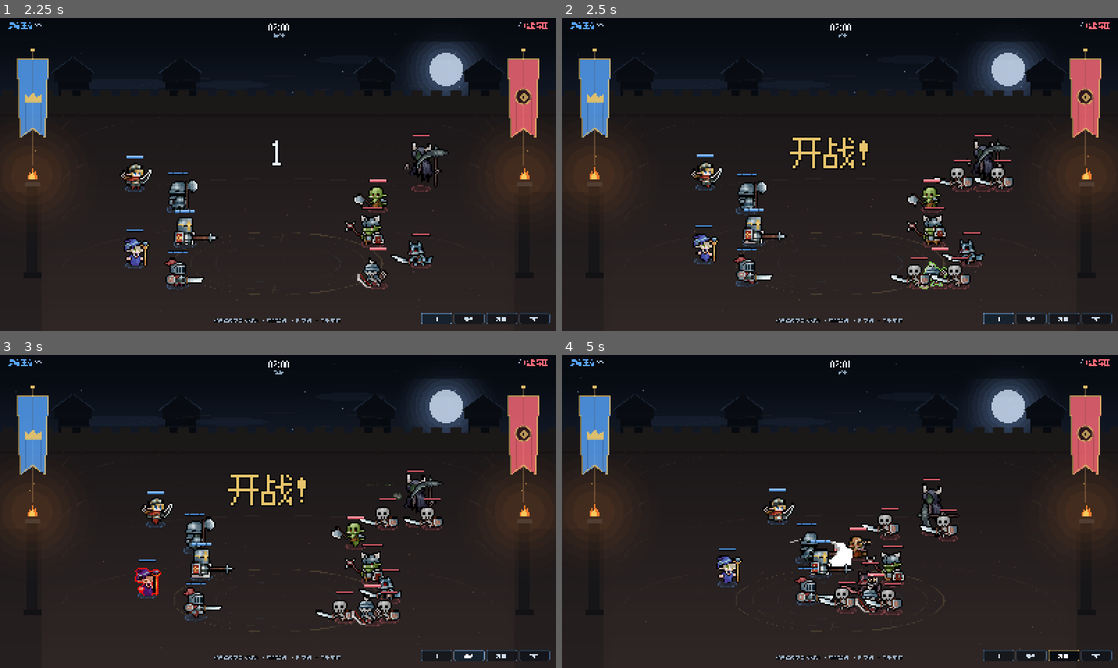
Above: before the commit, frames 1-4 (two rows, left to right).
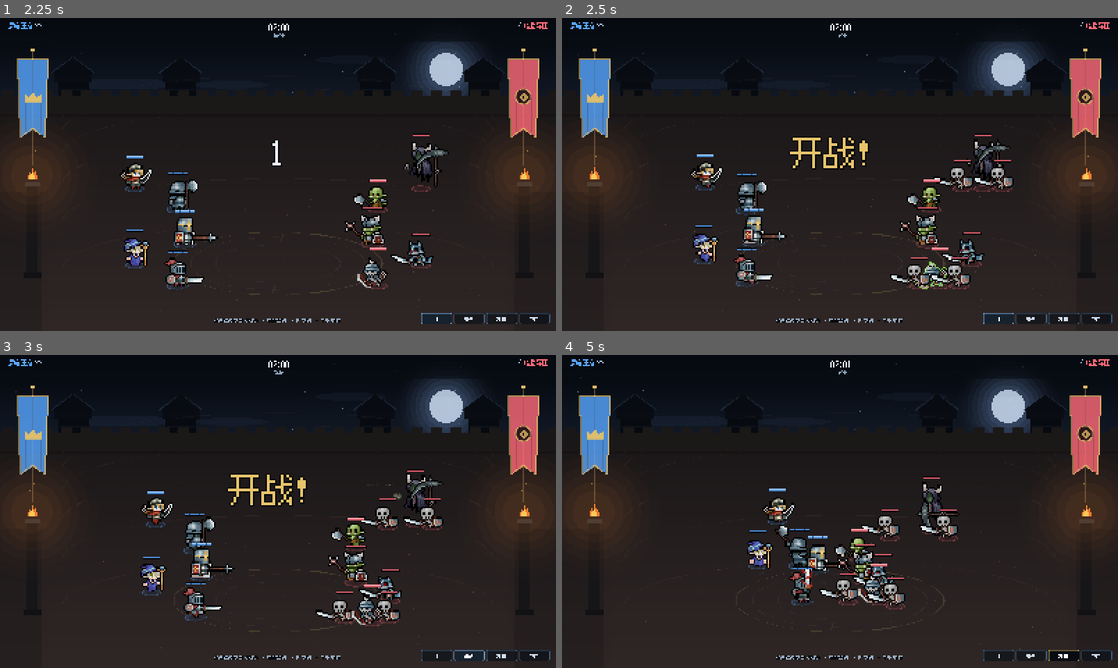
Above: after the commit, the same moments.

Repository: Tifinity/kingdom-arena
Game: Godot game, scene res://scenes/setup/setup_screen.tscn
The game is run twice, just before and just after one commit, with the same random seed, the same clock (stepped at 60 frames per second) and the same inputs.
Inputs:
- Up to frame 1 (2.25 s): click "开始战斗" at 0.5 s; click "×1" at 1.25 s; click "×2" at 2 s
- Up to frame 2 (2.5 s): no input
- Up to frame 3 (3 s): click "暂停" at 2.75 s
- Up to frame 4 (5 s): click "继续" at 3.5 s; click "范围" at 4.25 s

Frame 1 is identical in both runs. In frame 2, 0.5% of the frame differs, in the area x 60-70%, y 60-74%; in frame 3, 1.5%; in frame 4, 4.9%, in the area x 27-72%, y 39-84%.

Commit message:
fix: 盾牌震击改为自身圆形范围；暂停时可切换观察镜
- 重甲兽人盾牌震击 target_mode 改为 SELF，伤害/眩晕/击退统一为自身圆心 110px 圆形
- 自身圆形动作要求范围内至少有一名敌人，避免远距离空放
- 状态/击退效果支持圆形范围，只作用于范围内敌人
- HUD 在暂停时转发点击到 Battle 选人，观察镜可继续切换
- 测试扩展到 164 项并更新技能文档

Diff:
--- a/resources/actions/armored_orc_bash.tres
+++ b/resources/actions/armored_orc_bash.tres
@@ -6,14 +6,14 @@
 [sub_resource type="Resource" id="effect_0"]
 script = ExtResource("2")
 kind = 0
-shape = 0
+shape = 1
 trigger_frame = 5
 damage_ratio = 1.20
-radius = 0.0
+radius = 110.0
 half_angle = 0.0
 length = 0.0
 width = 0.0
-center_on_self = false
+center_on_self = true
 status_kind = 0
 status_duration = 0.00
 status_power = 0.00
@@ -28,14 +28,14 @@
 [sub_resource type="Resource" id="effect_1"]
 script = ExtResource("2")
 kind = 5
-shape = 0
+shape = 1
 trigger_frame = 5
 damage_ratio = 0.00
-radius = 0.0
+radius = 110.0
 half_angle = 0.0
 length = 0.0
 width = 0.0
-center_on_self = false
+center_on_self = true
 status_kind = 0
 status_duration = 0.90
 status_power = 0.00
@@ -50,14 +50,14 @@
 [sub_resource type="Resource" id="effect_2"]
 script = ExtResource("2")
 kind = 6
-shape = 0
+shape = 1
 trigger_frame = 5
 damage_ratio = 0.00
-radius = 0.0
+radius = 110.0
 half_angle = 0.0
 length = 0.0
 width = 0.0
-center_on_self = false
+center_on_self = true
 status_kind = 0
 status_duration = 0.00
 status_power = 0.00
@@ -72,12 +72,12 @@
 [resource]
 script = ExtResource("1")
 action_id = &"armored_orc_bash"
-display_name = "铁颚重击"
+display_name = "盾牌震击"
 category = 1
-target_mode = 0
+target_mode = 2
 animation = &"attack_02"
 animation_speed = 1.0
-action_range = 84.0
+action_range = 0.0
 min_range = 0.0
 cooldown = 7.00
 mana_cost = 0.0
--- a/scripts/ai/unit_brain.gd
+++ b/scripts/ai/unit_brain.gd
@@ -252,6 +252,8 @@
 					continue
 				if action.requires_wounded_ally and not _has_wounded_ally():
 					continue
+				if not _self_area_has_enemy(action):
+					continue
 				action_target = unit
 			CombatActionDefinition.TargetMode.DIRECTION:
 				if not unit.has_live_target():
@@ -324,6 +326,19 @@
 			best_count = count
 			best_direction = direction
 	return {"direction": best_direction, "count": best_count}
+
+
+func _self_area_has_enemy(action: CombatActionDefinition) -> bool:
+	if unit.battle == null:
+		return false
+	for effect in action.effects:
+		if effect.shape != ActionEffectDefinition.Shape.CIRCLE or not effect.center_on_self:
+			continue
+		if (effect.kind == ActionEffectDefinition.Kind.DAMAGE
+				or effect.kind == ActionEffectDefinition.Kind.STATUS
+				or effect.kind == ActionEffectDefinition.Kind.DISPLACE):
+			return not unit.battle.units_in_circle(unit, unit.global_position, effect.radius).is_empty()
+	return true
 
 
 func _has_wounded_ally() -> bool:
--- a/scripts/battle/battle_hud.gd
+++ b/scripts/battle/battle_hud.gd
@@ -67,6 +67,14 @@
 func _unhandled_input(event: InputEvent) -> void:
 	if battle == null:
 		return
+	# Battle 节点在暂停时会停止输入处理；由 HUD 转发暂停期间的点击选人。
+	if get_tree().paused and event is InputEventMouseButton:
+		var mouse := event as InputEventMouseButton
+		if mouse.button_index == MOUSE_BUTTON_LEFT and mouse.pressed:
+			var world_point := battle.get_global_transform_with_canvas().affine_inverse() * mouse.position
+			battle._select_at(world_point)
+			get_viewport().set_input_as_handled()
+			return
 	if event.is_action_pressed("pause"):
 		battle.toggle_pause()
 		get_viewport().set_input_as_handled()
--- a/scripts/battle/unit.gd
+++ b/scripts/battle/unit.gd
@@ -419,11 +419,11 @@
 		ActionEffectDefinition.Kind.HEAL:
 			_resolve_heal_effect(effect)
 		ActionEffectDefinition.Kind.STATUS:
-			if has_live_target():
-				target.apply_status(effect, self)
+			for victim in _effect_victims(effect):
+				victim.apply_status(effect, self)
 		ActionEffectDefinition.Kind.DISPLACE:
-			if has_live_target():
-				target.apply_knockback(global_position, effect.knockback)
+			for victim in _effect_victims(effect):
+				victim.apply_knockback(global_position, effect.knockback)
 		ActionEffectDefinition.Kind.SUMMON:
 			if battle != null:
 				battle.spawn_summons(self, effect.summon_unit_id, effect.summon_count)
@@ -466,6 +466,16 @@
 				battle.action_hits += 1
 		_:
 			pass
+
+
+func _effect_victims(effect: ActionEffectDefinition) -> Array[Unit]:
+	var victims: Array[Unit] = []
+	if effect.shape == ActionEffectDefinition.Shape.CIRCLE:
+		var center := global_position if effect.center_on_self else (target.global_position if has_live_target() else global_position)
+		victims = battle.units_in_circle(self, center, effect.radius)
+	elif has_live_target():
+		victims.append(target)
+	return victims
 
 
 func _resolve_heal_effect(effect: ActionEffectDefinition) -> void:
--- a/tests/test_runner.gd
+++ b/tests/test_runner.gd
@@ -527,21 +527,35 @@
 	GameState.clear_lineup(1)
 	GameState.set_slot(0, 0, &"armored_orc")
 	GameState.set_slot(1, 0, &"werebear")
+	GameState.set_slot(1, 1, &"soldier")
 	var cc_battle: Battle = load("res://scenes/battle/battle.tscn").instantiate()
 	add_child(cc_battle)
 	await get_tree().process_frame
 	var orc: Unit = null
 	var bear: Unit = null
+	var far_enemy: Unit = null
 	for unit in cc_battle.units:
 		if unit.team == 0:
 			orc = unit
+		elif unit.definition.unit_id == &"werebear":
+			bear = unit
 		else:
-			bear = unit
-	if orc != null and bear != null:
+			far_enemy = unit
+	if orc != null and bear != null and far_enemy != null:
 		for unit in cc_battle.units:
 			unit.brain.enabled = false
+		# 目标太远时，盾牌震击不应参与决策（它是自身圆形 AOE）。
+		orc.position = Vector2(700, 650)
+		bear.position = Vector2(700, 300)
+		far_enemy.position = Vector2(1200, 300)
+		orc.brain.enabled = true
+		orc.brain.force_think()
+		_check(orc.planned_action == null or orc.planned_action.action_id != &"armored_orc_bash",
+			"盾牌震击不会无视距离释放")
+		orc.brain.enabled = false
 		orc.position = Vector2(700, 650)
 		bear.position = Vector2(790, 650)
+		far_enemy.position = Vector2(300, 300)
 		var bash: CombatActionDefinition = null
 		for action in orc.actions:
 			if action.action_id == &"armored_orc_bash":
@@ -554,8 +568,22 @@
 			orc.planned_action = bash
 			orc.state_machine.transition_to(&"action", true)
 			await get_tree().create_timer(0.7).timeout
-			_check(bear.stun_time > 0.0, "铁颚重击造成眩晕")
-			_check(bear.global_position.x > bear_x, "铁颚重击造成击退")
+			_check(bear.stun_time > 0.0, "盾牌震击造成眩晕")
+			_check(bear.global_position.x > bear_x, "盾牌震击造成击退")
+			_check(far_enemy.stun_time <= 0.0, "盾牌震击不命中圆形范围外敌人")
+
+		# 暂停时 HUD 应继续处理点击选人。
+		get_tree().paused = true
+		if cc_battle.hud != null and bear != null:
+			var world_point := bear.global_position + Vector2(0, -30)
+			var screen_point: Vector2 = cc_battle.get_global_transform_with_canvas() * world_point
+			var click := InputEventMouseButton.new()
+			click.button_index = MOUSE_BUTTON_LEFT
+			click.pressed = true
+			click.position = screen_point
+			cc_battle.hud._unhandled_input(click)
+			_check(cc_battle.selected_unit == bear, "暂停时仍可通过 HUD 点击切换观察镜")
+		get_tree().paused = false
 	await get_tree().create_timer(2.6).timeout
 	GameState.reset_lineups()
 	cc_battle.queue_free()
Binary file changed: artifacts/battle.png
Binary file changed: artifacts/battle_projectile.png
Binary file changed: artifacts/hero_lab.png
Binary file changed: artifacts/result.png
Binary file changed: artifacts/setup.png
Not shown, changed: docs/AI_DESIGN.md
Not shown, changed: docs/SKILL_ROSTER.md
